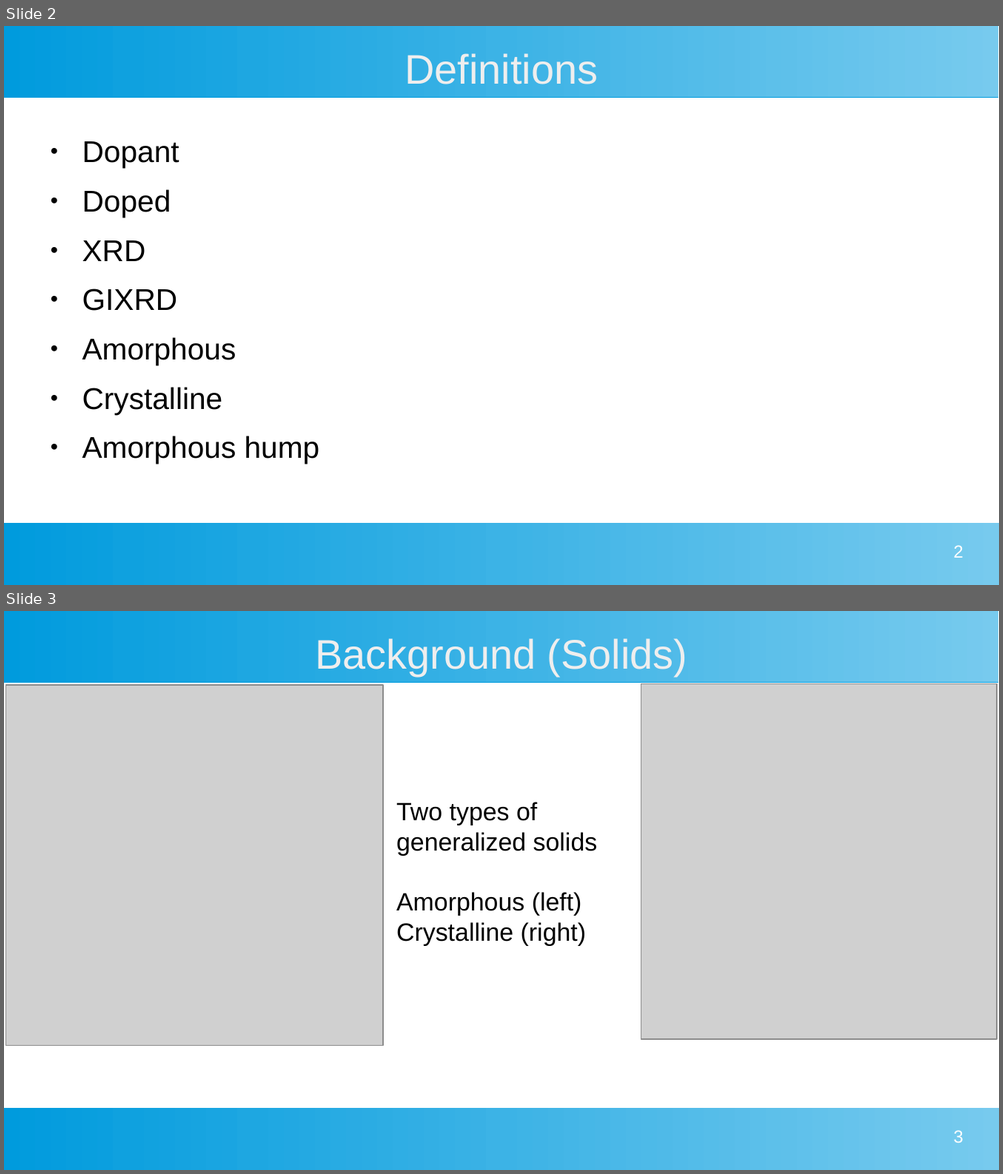
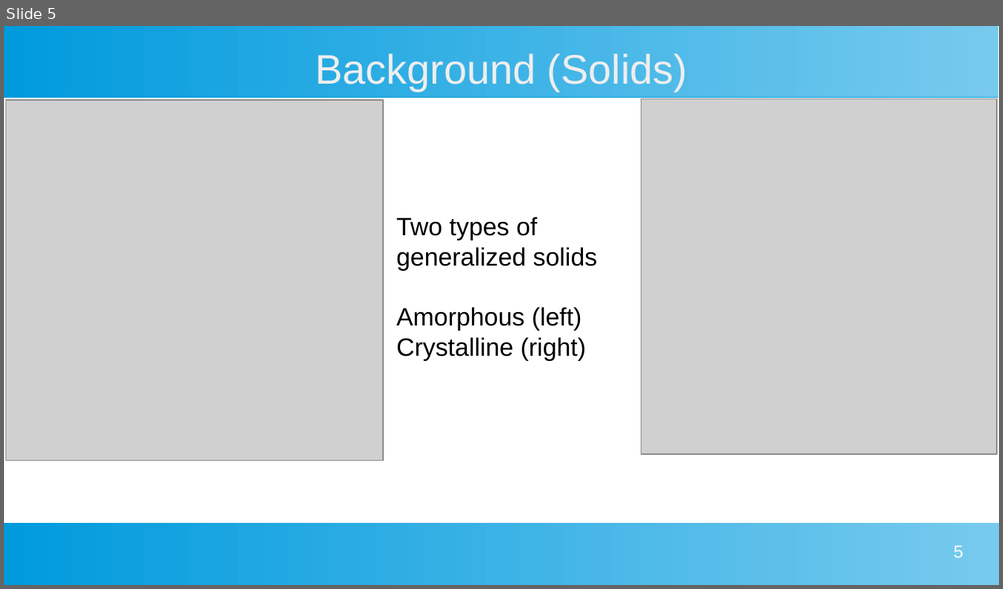
Before and after one commit to MarkS5001/GIXRD-Thesis, a slide deck: Thesis Defense Presentation.odp. Shown one above the other, each under a label of ours: slides 2 and 3 before the commit, slide 5 after it. The pictures are 1003x1174 and 1003x589 pixels, drawn with LibreOffice and Linux fonts; fonts in the diff are those of the drawing; grey boxes stand for pictures. Boxes give left, top, right and bottom in pixels: in the first picture for what was removed or moved away, otherwise in the second. Text is boxed around its words. In the diff, an @@ line names an element or a change of style, - is before the commit and + after.

Commit message:
Added to definitions slide, and doping background slide

```diff
--- a/Thesis Defense Presentation.odp
+++ b/Thesis Defense Presentation.odp
@@ slide 2 removed at bbox=[4, 26, 999, 585], background #FFFFFF; not listed: 2 template elements that a slide beside it also shows @@
@@ title removed at bbox=[404, 53, 597, 84] @@
-Definitions
@@ text removed at bbox=[82, 141, 320, 464] @@
-● Dopant
-● Doped
-● XRD
-● GIXRD
-● Amorphous
-● Crystalline
-● Amorphous hump
@@ page number removed at bbox=[953, 545, 963, 558] @@
-2
@@ what was slide 3 is now slide 5 @@
@@ page number at bbox=[953, 545, 963, 558]: text changed @@
-3
+5
```
Also in this commit, not shown: 1 slide changed, 4 slides added, 1 other slide removed.
